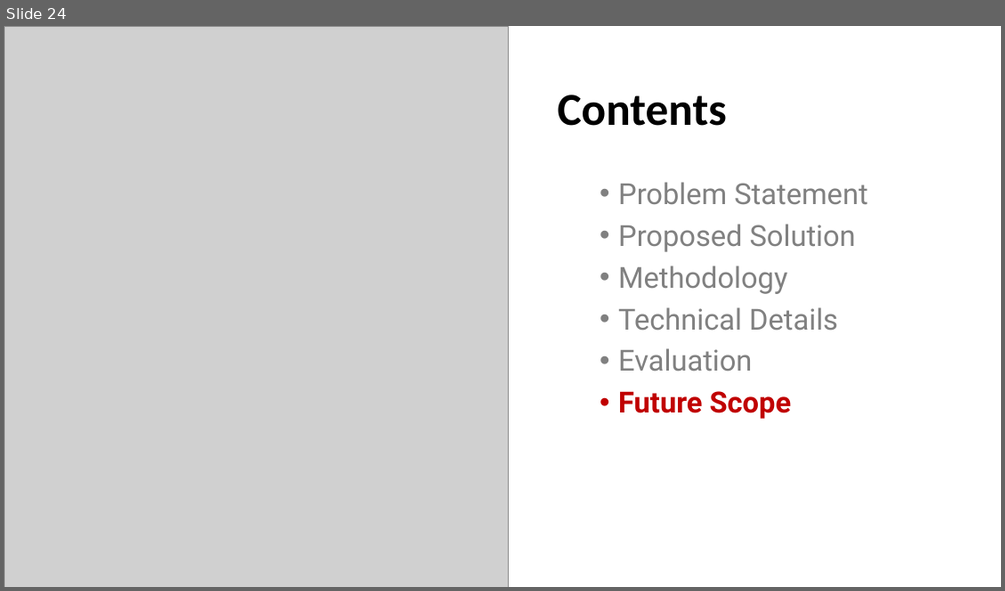
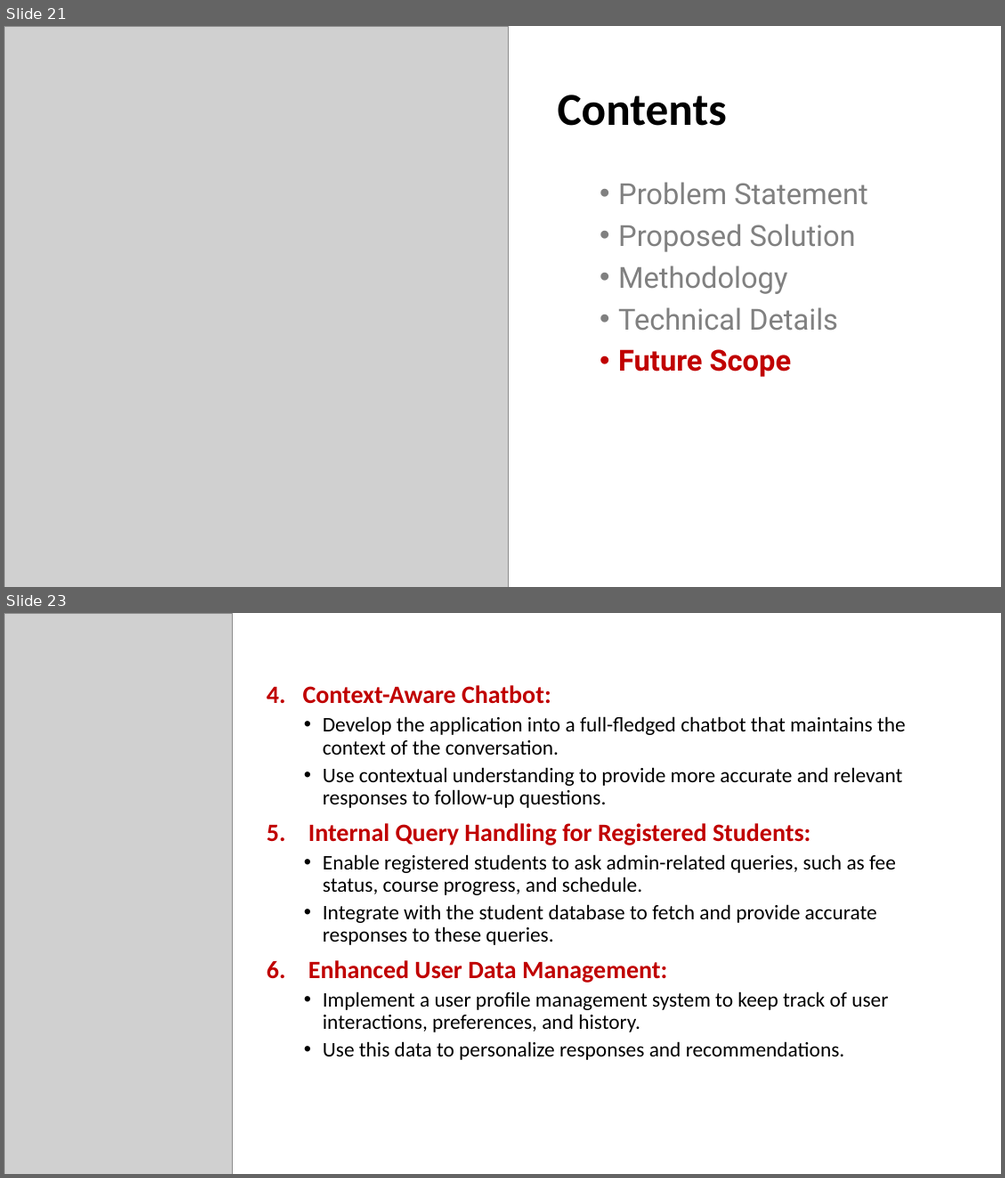
Before and after one commit to maryamfarooq13/FAQ-RAG-Application, a slide deck: Project Presentation.pptx. Shown one above the other, each under a label of ours: slide 24 before the commit, slides 21 and 23 after it; the slides between them are not shown. The pictures are 1005x591 and 1005x1178 pixels, drawn with LibreOffice and Linux fonts; fonts in the diff are those of the drawing; grey boxes stand for pictures. Boxes give left, top, right and bottom in pixels: in the first picture for what was removed or moved away, otherwise in the second. Text is boxed around its words. In the diff, an @@ line names an element or a change of style, - is before the commit and + after.

```diff
--- a/Project Presentation.pptx
+++ b/Project Presentation.pptx
@@ slide 23 added at bbox=[4, 613, 1001, 1174], background #FFFFFF @@
@@ picture added at bbox=[4, 613, 233, 1174] @@
@@ text added at bbox=[267, 685, 906, 1060], 20 pt, text #000000 @@
+4. Context-Aware Chatbot:
+  • Develop the application into a full-fledged chatbot that maintains the context of the conversation.
+  • Use contextual understanding to provide more accurate and relevant responses to follow-up questions.
+5. Internal Query Handling for Registered Students:
+  • Enable registered students to ask admin-related queries, such as fee status, course progress, and schedule.
+  • Integrate with the student database to fetch and provide accurate responses to these queries.
+6. Enhanced User Data Management:
+  • Implement a user profile management system to keep track of user interactions, preferences, and history.
+  • Use this data to personalize responses and recommendations.
@@ what was slide 24 is now slide 21 @@
@@ slide 21 changed as well @@
@@ text at bbox=[618, 348, 752, 370]: paragraph removed @@
-• Evaluation
```
Also in this commit, not shown: 13 other slides changed, 5 other slides added, 8 slides removed, 7 other files.
